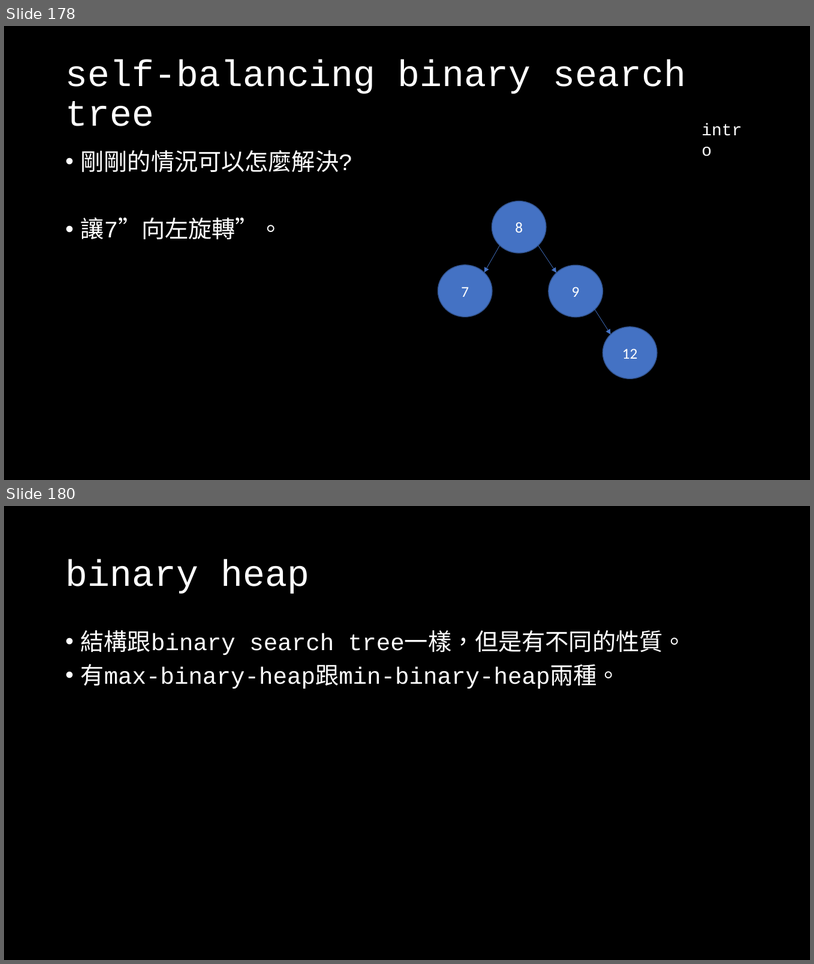
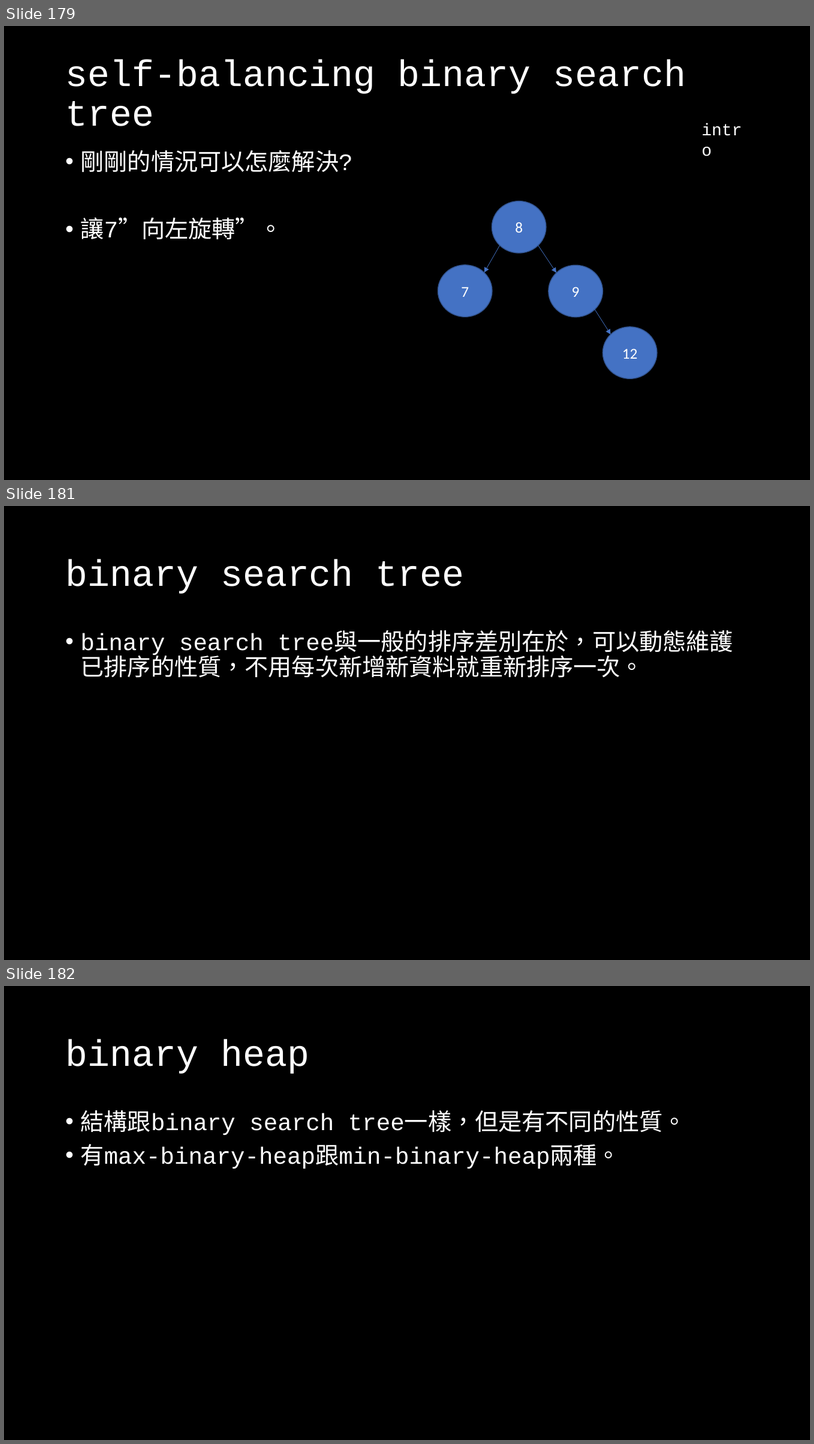
Before and after one commit to OEmiliatanO/those_c_prog_didnt_teach, a slide deck: Ch3/Ch3-data structure.pptx. Shown one above the other, each under a label of ours: slides 178 and 180 before the commit, slides 179, 181 and 182 after it; the slides between them are not shown. The pictures are 814x964 and 814x1444 pixels, drawn with LibreOffice and Linux fonts; fonts in the diff are those of the drawing. Boxes give left, top, right and bottom in pixels: in the first picture for what was removed or moved away, otherwise in the second. Text is boxed around its words. In the diff, an @@ line names an element or a change of style, - is before the commit and + after.

```diff
--- a/Ch3/Ch3-data structure.pptx
+++ b/Ch3/Ch3-data structure.pptx
@@ slide 181 added at [4,506,810,960], background #000000 @@
@@ title added at [65,559,465,594], 44 pt, text #FFFFFF @@
+binary search tree
@@ text added at [81,633,734,678], 28 pt, text #FFFFFF @@
+• binary search tree與一般的排序差別在於，可以動態維護已排序的性質，不用每次新增新資料就重新排序一次。
@@ what was slide 178 is now slide 179 @@
@@ what was slide 180 is now slide 182 @@
```
Also in this commit, not shown: 12 slides changed, 3 other slides added, 1 other file.
